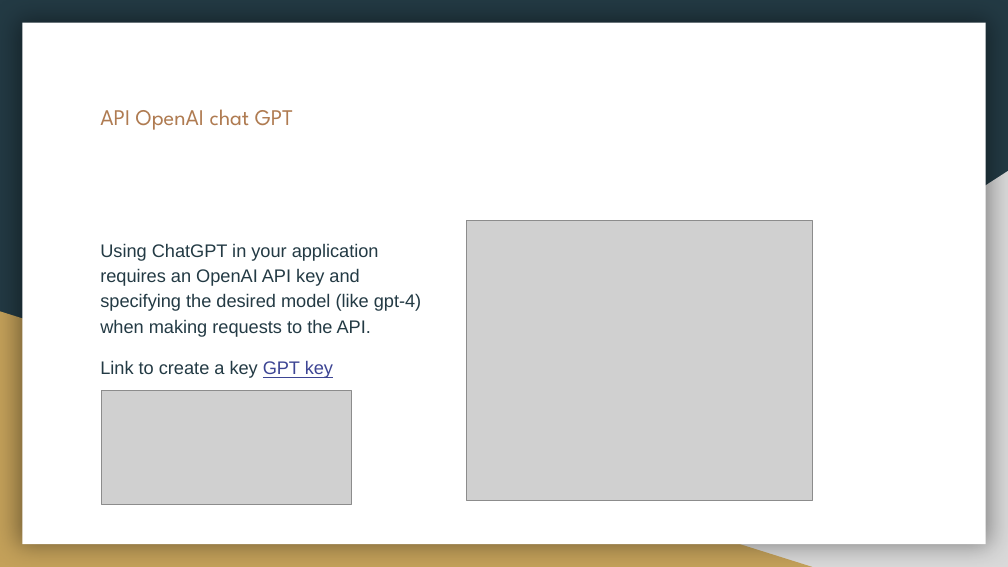
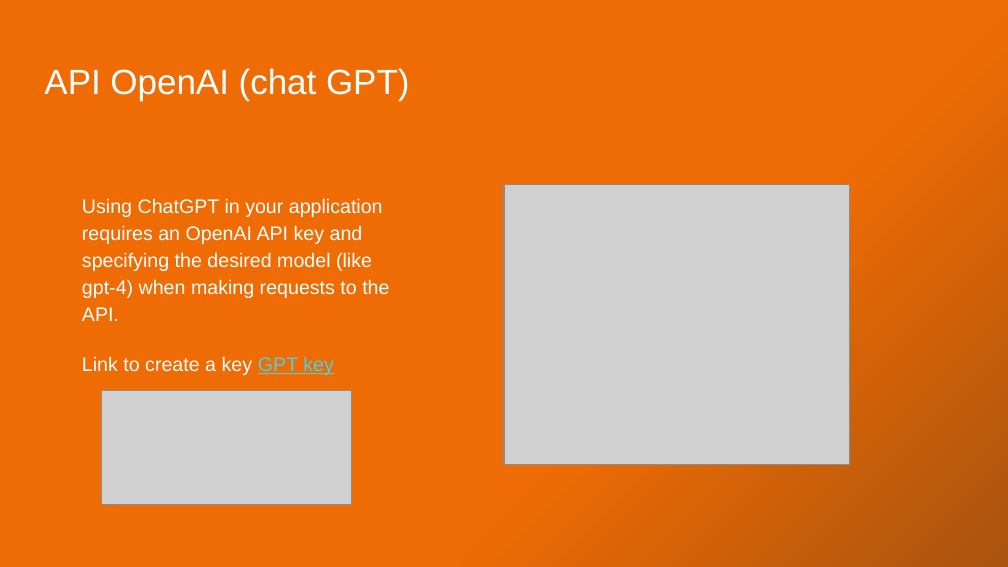
Before and after one commit to xkondix/aiSandbox-JAVA-SPIRNG, a slide deck: slide 11 of assets/LangChain4j with Spring Boot.pptx (slide 12 before the commit). Drawn at 1008x567 pixels with LibreOffice and Linux fonts; fonts in the diff are those of the drawing; grey boxes stand for pictures. Boxes give left, top, right and bottom in pixels: in the first picture for what was removed or moved away, otherwise in the second. Text is boxed around its words. In the diff, an @@ line names an element or a change of style, - is before the commit and + after.

```diff
--- a/assets/LangChain4j with Spring Boot.pptx
+++ b/assets/LangChain4j with Spring Boot.pptx
@@ background #233A44 to gradient #EF6C04 to #A9530F @@
@@ rectangle removed at [22, 23, 986, 544] @@
@@ title at [44, 68, 410, 100]: text changed; size 16 to 25 pt; font League Spartan to Arial; text colour #AF7B51 to #FFFFFF @@
-API OpenAI chat GPT
+API OpenAI (chat GPT)
@@ right triangle removed at [395, 171, 1008, 567] @@
@@ text "Using ChatGPT in your application ...": place and size @@
-text "Using ChatGPT in your application ..." at [100, 243, 421, 378]
+text "Using ChatGPT in your application ..." at [82, 198, 389, 321]
@@ text "Using ChatGPT in your application ..." at [82, 198, 389, 321]: size 13 to 14 pt, text colour #233A44 to #FFFFFF; more space between paragraphs @@
@@ picture: place and size @@
-picture at [467, 221, 812, 501]
+picture at [504, 184, 850, 465]
@@ right triangle removed at [0, 311, 812, 567] @@
@@ text added at [82, 356, 334, 375], 14 pt, text #FFFFFF @@
+Link to create a key GPT key
@@ text at [100, 360, 333, 378]: paragraph removed @@
-Link to create a key GPT key
```
Also in this commit, not shown: 18 other slides changed, 21 slides added, 7 slides removed, 8 other files.
